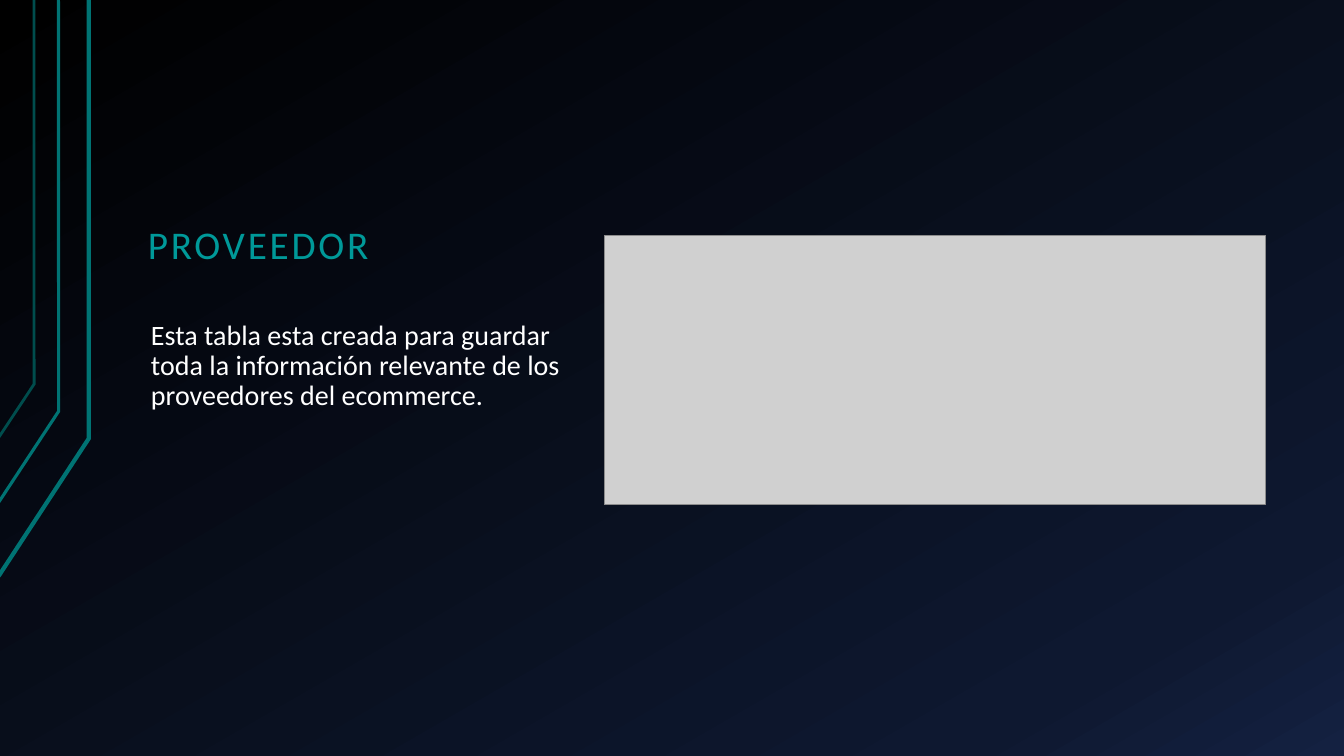
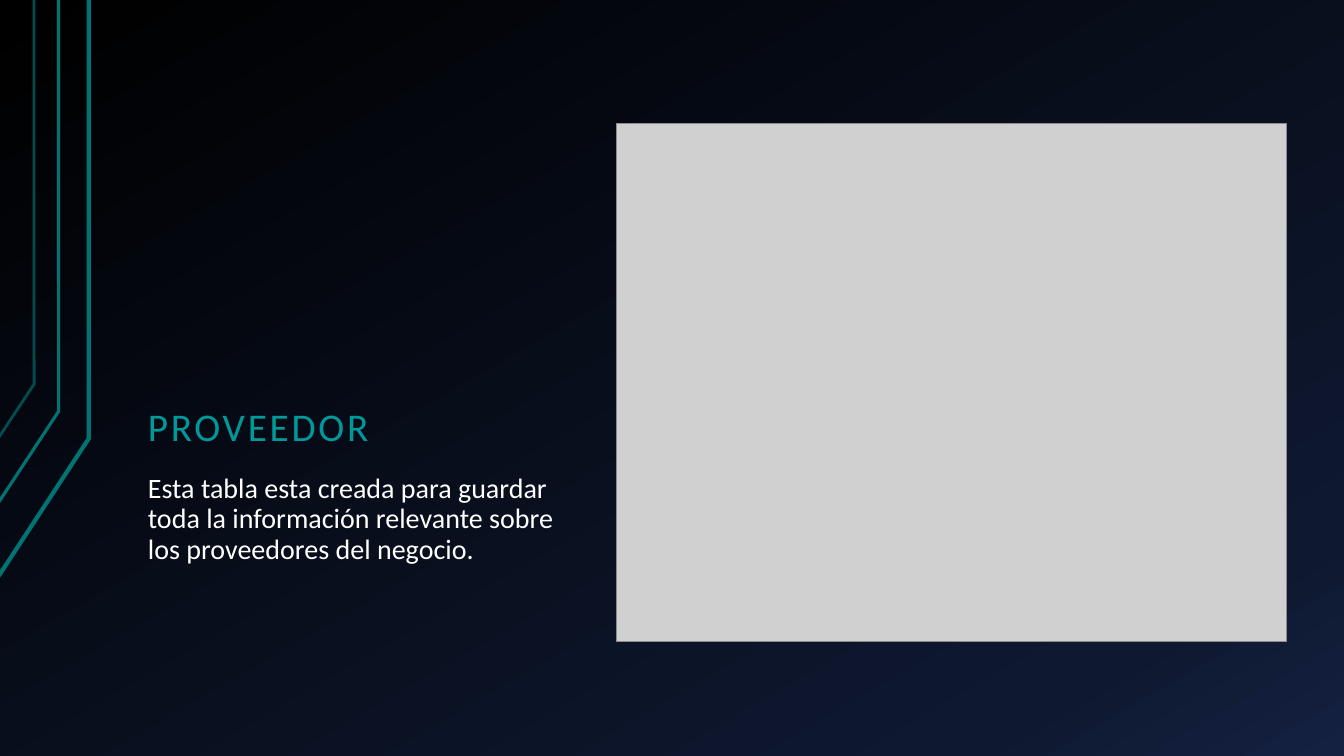
Before and after one commit to hferrer08/BDEcommerce, a slide deck: slide 17 of EcommerceVideojuegos+HubertFerrer.pptx (slide 13 before the commit). Drawn at 1344x756 pixels with LibreOffice and Linux fonts; fonts in the diff are those of the drawing; grey boxes stand for pictures. Boxes give left, top, right and bottom in pixels: in the first picture for what was removed or moved away, otherwise in the second. Text is boxed around its words. In the diff, an @@ line names an element or a change of style, - is before the commit and + after.

```diff
--- a/EcommerceVideojuegos+HubertFerrer.pptx
+++ b/EcommerceVideojuegos+HubertFerrer.pptx
@@ picture added at (616,124,1287,642) @@
@@ title "PROVEEDOR": place and size @@
-title "PROVEEDOR" at (148,233,369,259)
+title "PROVEEDOR" at (148,415,369,441)
@@ picture removed at (604,235,1265,504) @@
@@ text at (148,478,553,564): text changed @@
-Esta tabla esta creada para guardar toda la información relevante de los proveedores del ecommerce.
+Esta tabla esta creada para guardar toda la información relevante sobre los proveedores del negocio.
```
Also in this commit, not shown: 4 other slides changed, 7 slides added, 1 slide removed, 10 other files.
